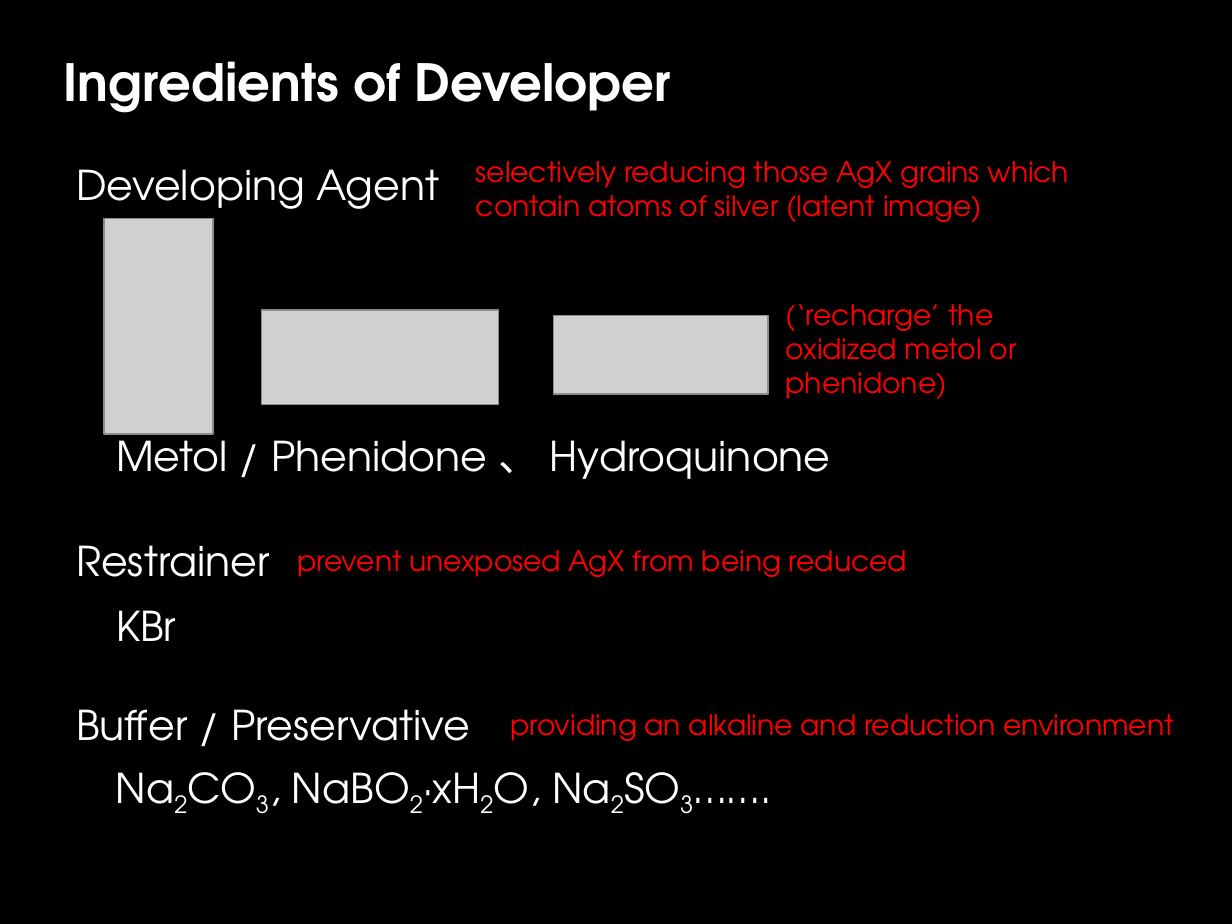
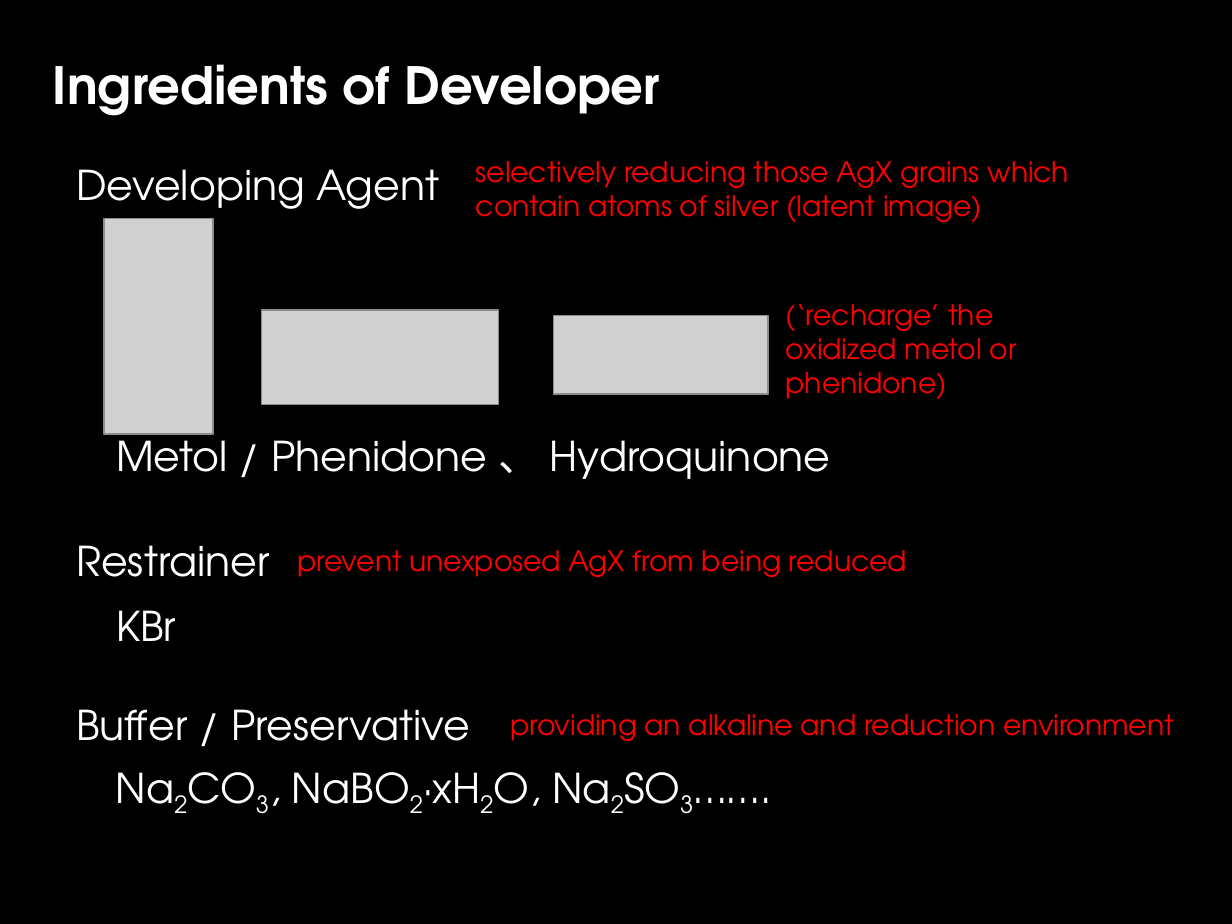
Before and after one commit to Dafrok/feeshy.github.io, a slide deck: slide 4 of photography/bnw_chem.ppsx. Drawn at 1232x924 pixels with LibreOffice and Linux fonts; fonts in the diff are those of the drawing; grey boxes stand for pictures. Boxes give left, top, right and bottom in pixels: in the first picture for what was removed or moved away, otherwise in the second. Text is boxed around its words. In the diff, an @@ line names an element or a change of style, - is before the commit and + after.

```diff
--- a/photography/bnw_chem.ppsx
+++ b/photography/bnw_chem.ppsx
@@ title "Ingredients of Developer": place and size @@
-title "Ingredients of Developer" at box(63, 61, 671, 113)
+title "Ingredients of Developer" at box(53, 64, 660, 116)
@@ title "Ingredients of Developer" at box(53, 64, 660, 116): line spacing 1 to 0.9; vertical alignment top to middle @@
```
Also in this commit, not shown: 7 other slides changed.
